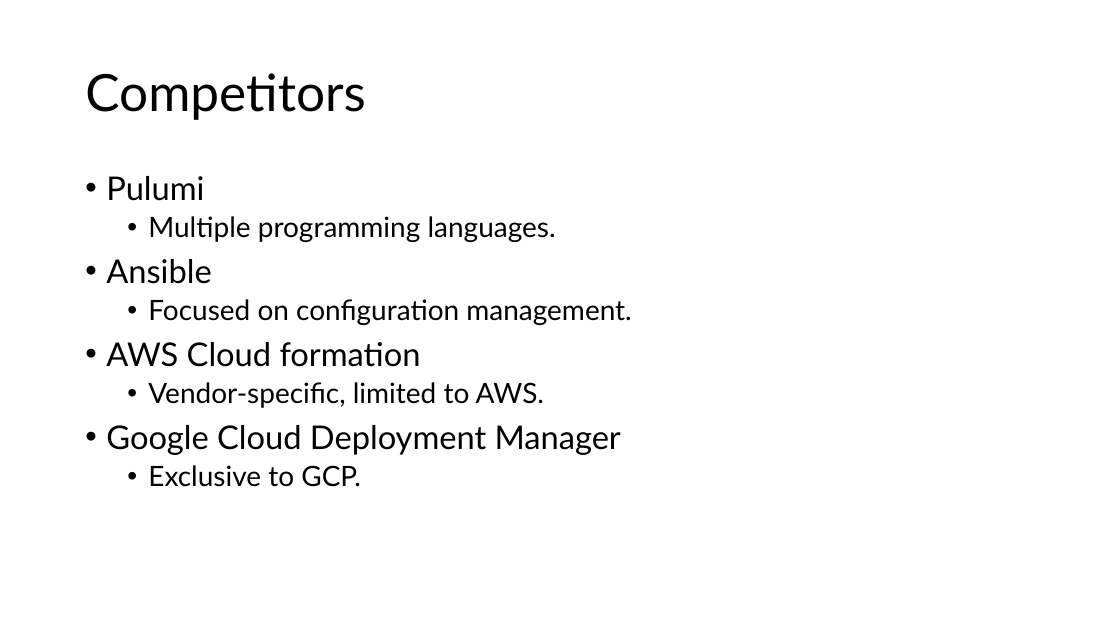
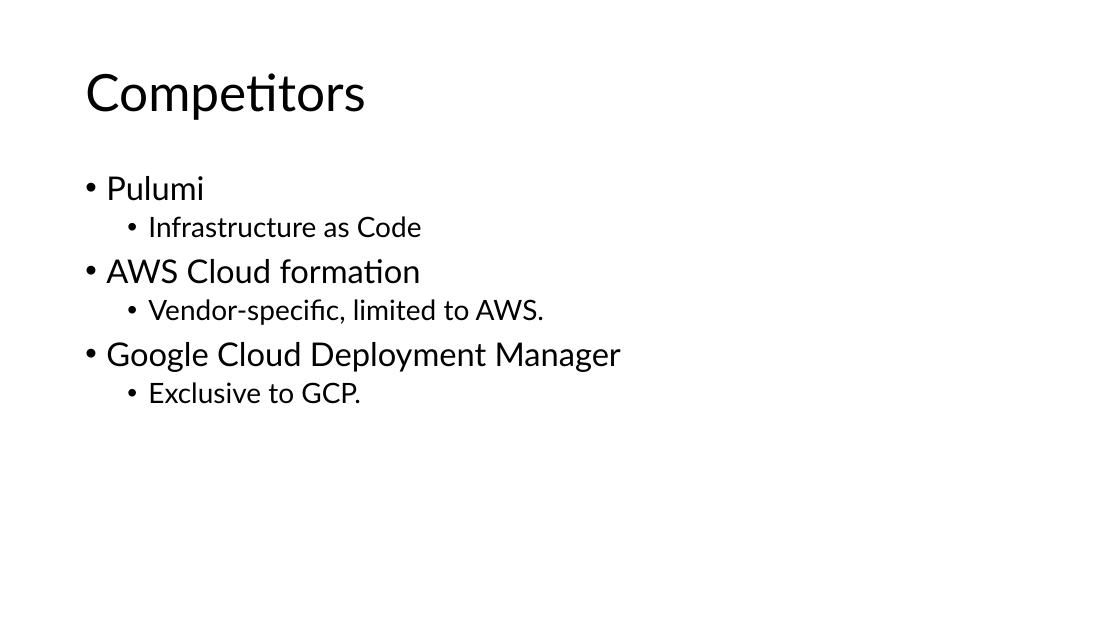
Before and after one commit to sebivenlo/esd-2024-terraform, a slide deck: slide 11 of Presentation/Terraform.pptx (slide 10 before the commit). Drawn at 1120x630 pixels with LibreOffice and Linux fonts; fonts in the diff are those of the drawing. Boxes give left, top, right and bottom in pixels: in the first picture for what was removed or moved away, otherwise in the second. Text is boxed around its words. In the diff, an @@ line names an element or a change of style, - is before the commit and + after.

```diff
--- a/Presentation/Terraform.pptx
+++ b/Presentation/Terraform.pptx
@@ text at <box>148,216,422,238</box>: text changed @@
-  • Multiple programming languages.
-• Ansible
-  • Focused on configuration management.
+  • Infrastructure as Code
```
Also in this commit, not shown: 3 other slides changed, 4 slides added.
